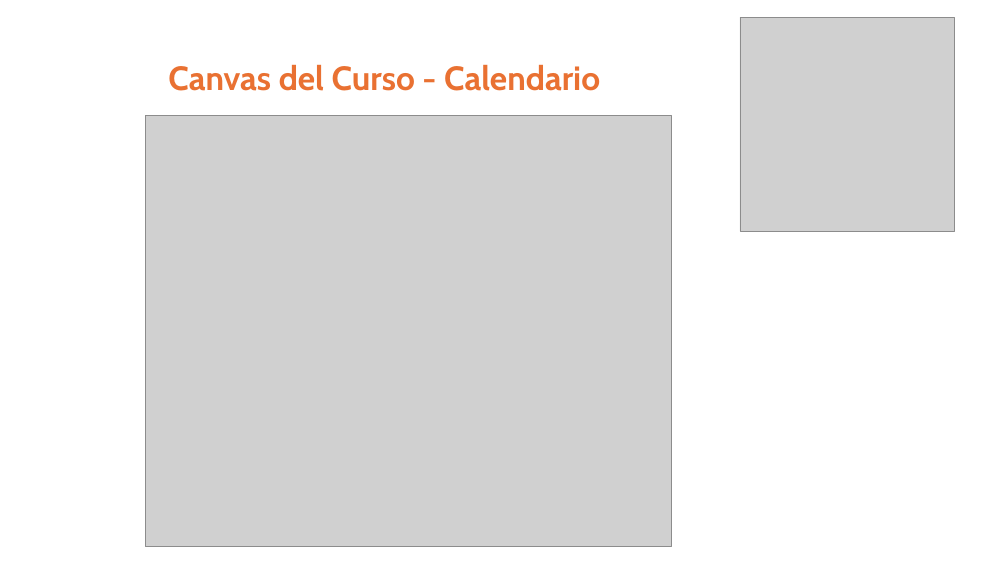
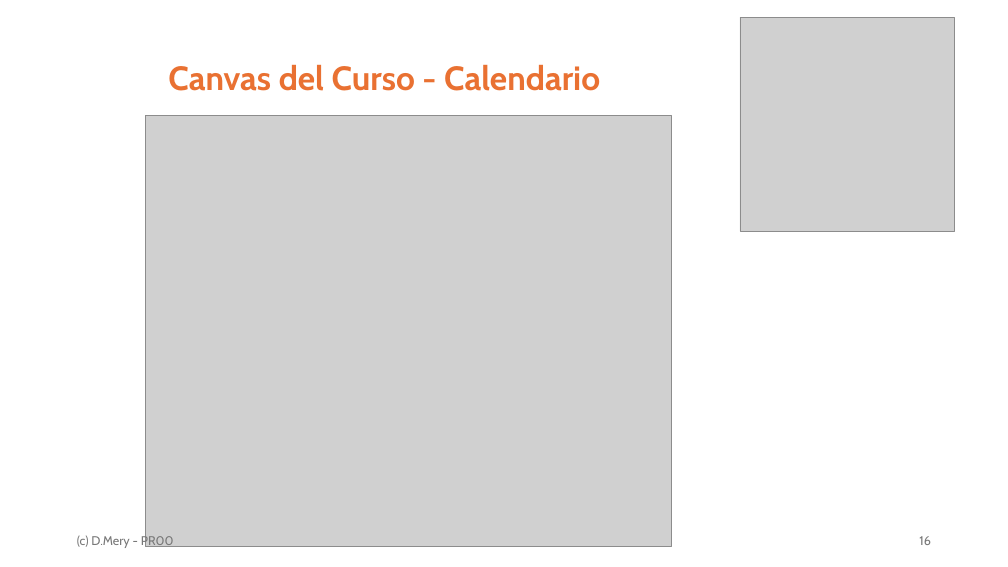
Before and after one commit to domingomery/pr, a slide deck: slide 16 of clases/PR00_Lineas_Generales/presentaciones/pptx/PR00_PresentacionCurso.pptx. Drawn at 1008x567 pixels with LibreOffice and Linux fonts; fonts in the diff are those of the drawing; grey boxes stand for pictures. Boxes give left, top, right and bottom in pixels: in the first picture for what was removed or moved away, otherwise in the second. Text is boxed around its words. In the diff, an @@ line names an element or a change of style, - is before the commit and + after.

```diff
--- a/clases/PR00_Lineas_Generales/presentaciones/pptx/PR00_PresentacionCurso.pptx
+++ b/clases/PR00_Lineas_Generales/presentaciones/pptx/PR00_PresentacionCurso.pptx
@@ text added at [77,534,174,548], 12 pt, text #797979 @@
+(c) D.Mery - PR00
@@ page number added at [919,536,931,545], 12 pt, text #797979 @@
+16
```
Also in this commit, not shown: 23 other slides changed, 12 other files.
